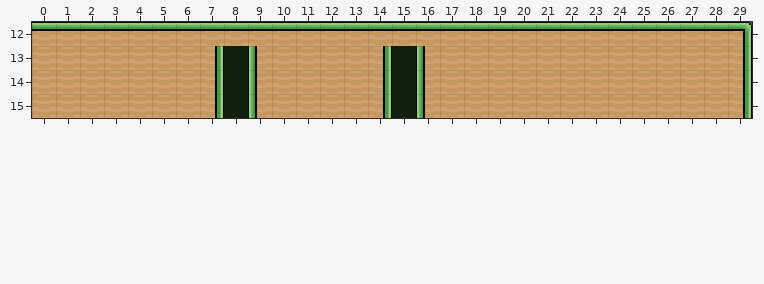
Two states of a Tiled map, res/worlds/test.tmx. This is how it looked before the edit.
Cells are 16x16 px. Shown: x 0..29, y 12..15.
The result:
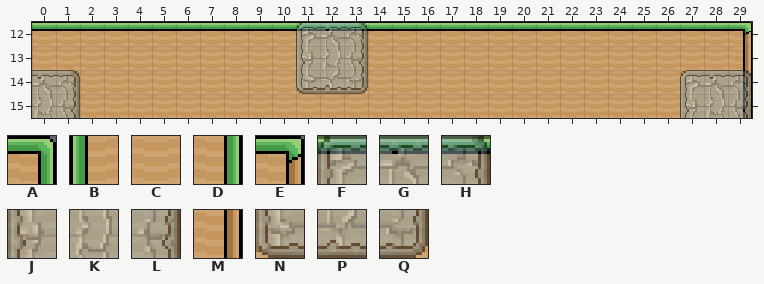
Key: from "Tileset": A 123, B 181, C 182, D 183, E 245, F 311, G 312, H 313, J 371, K 372, L 373, M 423, N 431, P 432, Q 433.
_ is an empty cell.
See-through tiles are keyed as they look on the map.
From old to new:
{"where": "layer \"Foreground\""}
{"y":12,"x":29,"old":"A","new":"E"}
{"y":13,"x":7,"old":"D_B","new":"CCC"}
{"y":13,"x":14,"old":"D_B","new":"CCC"}
{"y":13,"x":29,"old":"D","new":"M"}
{"y":14,"x":7,"old":"D_B","new":"CCC"}
{"y":14,"x":14,"old":"D_B","new":"CCC"}
{"y":14,"x":29,"old":"D","new":"M"}
{"y":15,"x":7,"old":"D_B","new":"CCC"}
{"y":15,"x":14,"old":"D_B","new":"CCC"}
{"y":15,"x":29,"old":"D","new":"M"}
{"where": "layer \"Overlap\""}
{"y":12,"x":11,"old":"___","new":"FGH"}
{"y":13,"x":11,"old":"___","new":"JKL"}
{"y":14,"x":0,"old":"__","new":"GH"}
{"y":14,"x":11,"old":"___","new":"NPQ"}
{"y":14,"x":27,"old":"___","new":"FGH"}
{"y":15,"x":0,"old":"__","new":"KL"}
{"y":15,"x":27,"old":"___","new":"JKL"}
{"label":"changed","picture_box":[296,23,425,118]}
{"label":"changed","picture_box":[680,22,752,118]}
{"label":"changed","picture_box":[215,46,257,118]}
{"label":"added","picture_box":[32,70,80,118]}
